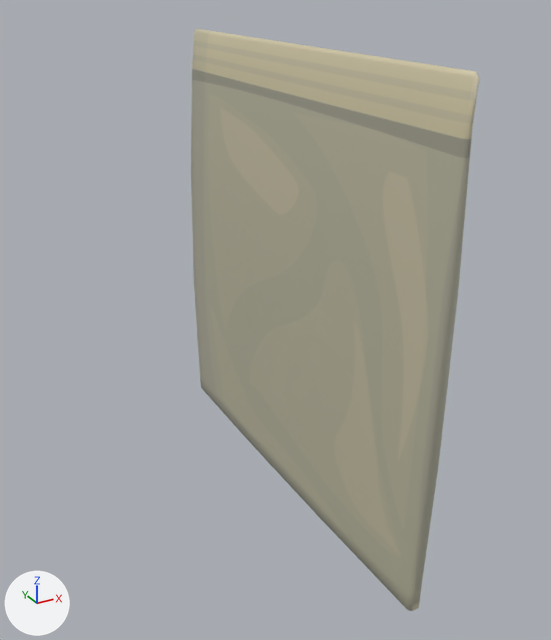
The glTF model models/primary/grip-seal-bag.glb: old version first, new version second.
Both versions are drawn from a camera (50 mm lens) standing at (-0.156, -0.27, 0.121) and looking at (-0.008, -0.002, -0.013). Lighting does not change. The marker at lower left points along +X, +Y and +Z. The older version comes first.

The scene before the commit, as lines of its bpy script (objects in view):
```python
mat_bag = bpy.data.materials.new('bag_')
mat_bag.use_nodes = True; mat_bag.node_tree.nodes.clear()
_N = mat_bag.node_tree.nodes; _L = mat_bag.node_tree.links
n0 = _N.new('ShaderNodeBsdfPrincipled'); n0.name = 'Principled BSDF'
n0.inputs[2].default_value = 0.546  # 'Roughness'
n1 = _N.new('ShaderNodeOutputMaterial'); n1.name = 'Material Output'
n2 = _N.new('ShaderNodeMix'); n2.name = 'Mix'
n2.data_type = 'RGBA'
n2.blend_type = 'MULTIPLY'
n2.inputs[0].default_value = 1.0  # 'Factor'
n2.inputs[7].default_value = (0.734, 0.655, 0.5, 1.0)  # 'B', pale yellow #ded4bc
n3 = _N.new('ShaderNodeTexImage'); n3.name = 'Image Texture'
n3.image = img_bag_basecolortexture_jpeg
_L.new(n0.outputs[0], n1.inputs[0])  # 'BSDF' to 'Surface'
_L.new(n2.outputs[2], n0.inputs[0])  # 'Result' to 'Base Color'
_L.new(n3.outputs[0], n2.inputs[6])  # 'Color' to 'A'
me_grip_seal_bag_primary = bpy.data.meshes.new('grip-seal-bag-primary')
me_grip_seal_bag_primary.from_pydata(...)  # 120 vertices, 236 faces; spans x -10.0..10.0, y -0.5..0.3, z -10.2..10.2
me_grip_seal_bag_primary.materials.append(mat_bag)
ob_grip_seal_bag_primary = bpy.data.objects.new('grip-seal-bag-primary', me_grip_seal_bag_primary)
ob_grip_seal_bag_primary.parent = ob_node_1
ob_grip_seal_bag_primary.location = (0.0, 0.0, 0.0)
ob_grip_seal_bag_primary.scale = (0.01, 0.01, 0.01)
ob_node_1 = bpy.data.objects.new('Node_1', None)
ob_node_1.location = (0.0, 0.0, 0.0)
ob_node_1.rotation_euler = (0.0, -1.556, -1.571)  # degrees (0, -89, -90)
```
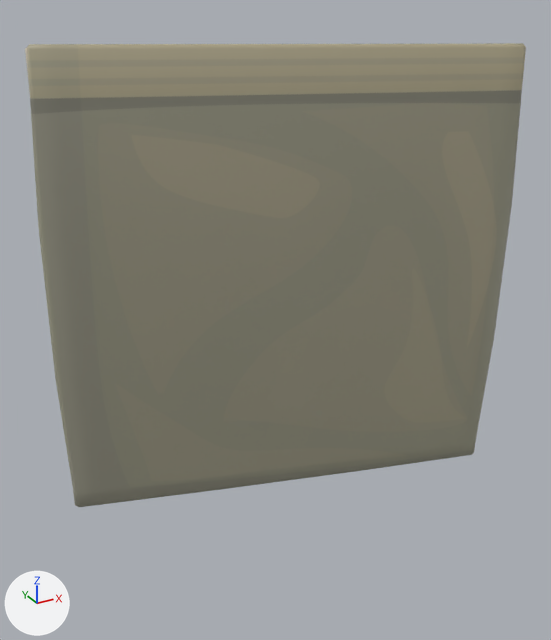
ob_node_1 is not drawn itself; it is the parent of ob_grip_seal_bag_primary.

The change, as a list of edits to the scene's bpy script:
```text
Change mat_bag:
    where n0 = _N.new('ShaderNodeBsdfPrincipled'); n0.name = 'Principled BSDF'
    add n0.inputs[18].default_value = 0.33  # 'Transmission Weight'
Change ob_node_1:
    ob_node_1.rotation_euler: (0.0, -1.556, -1.571) -> (0.0, -1.556, -0.262)  # degrees (0, -89, -90) -> degrees (0, -89, -15)
```

Pixel boxes [x1, y1, x2, y2] of what changed, in the pictures (551 x 640 px):
'grip-seal-bag-primary', surface changed, turned: before [191, 29, 479, 611]; after [25, 43, 526, 507]
